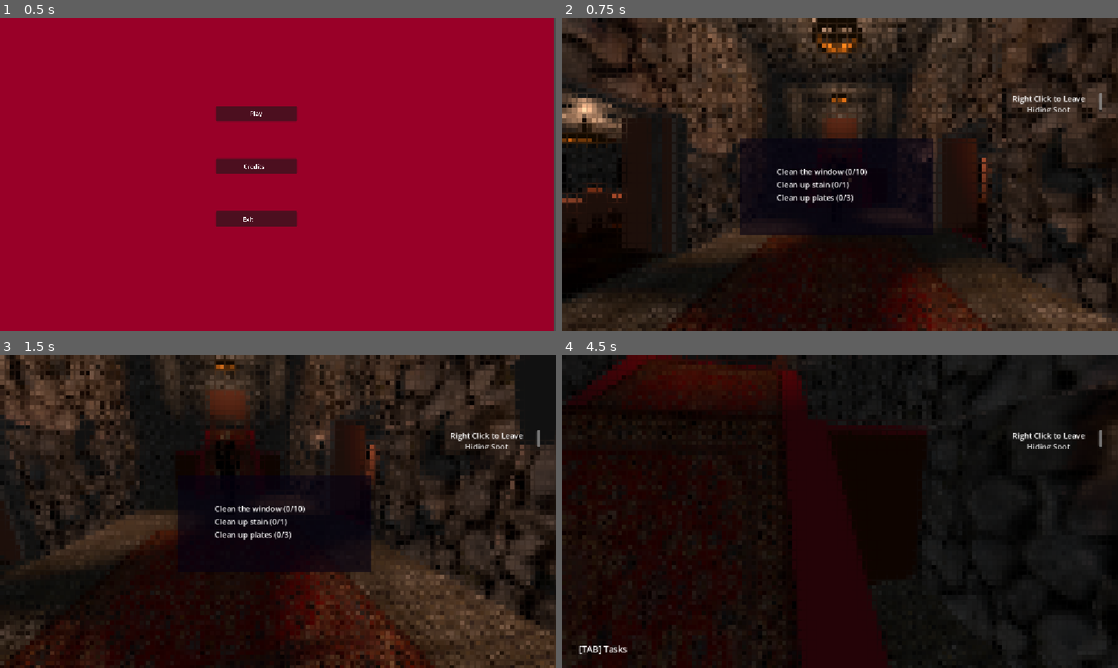
Above: before the commit, frames 1-4 (two rows, left to right).
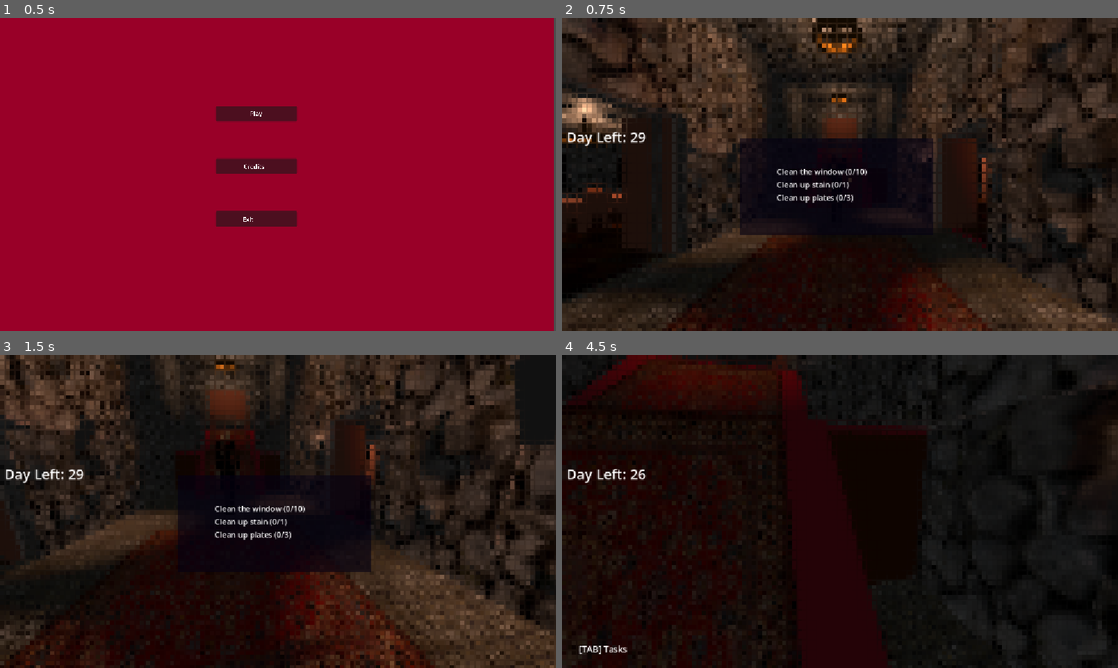
Above: after the commit, the same moments.

Repository: MichaelRRyan/gmtk-2026-countdown
Game: Godot game, scene res://screens/main_menu.tscn
Same seed, same stepped clock (60 frames per second), same inputs: the game is played once before the commit and once after it.
Inputs (mouse positions are in pixels of both pictures, inside the frame that each line leads up to):
- Up to frame 1 (0.5 s): no input
- Up to frame 2 (0.75 s): click "Play" at 0.5 s
- Up to frame 3 (1.5 s): tap Enter at 1.25 s; move the mouse to (305, 511) at 1.27 s; press the mouse at (305, 511) at 1.28 s; hold W (move_forward) from 1.28 s (still down)
- Up to frame 4 (4.5 s): keep holding W (move_forward); tap Space (jump) at 1.52, 2.27, 3.77 s; tap Enter every 0.75 s from 2 to 4.25 s; move the mouse to (812, 511) at 2.02 s; release the mouse at (812, 511) at 2.03 s; click (812, 511) at 2.1 s; move the mouse to (851, 505) at 2.77 s; press the mouse at (851, 505) at 2.78 s; tap Tab (show_tasks) at 2.85 s; move the mouse to (834, 517) at 3.52 s; release the mouse at (834, 517) at 3.53 s; click (834, 517) at 3.6 s; move the mouse to (878, 514) at 4.27 s; press the mouse at (878, 514) at 4.28 s

Frame 1 is identical in both runs. In frame 2, 0.5% of the frame differs, in the area x 0-98%, y 24-41%; in frame 3, 0.5%; in frame 4, 0.6%.

Commit message:
Added in timers for the day as well as the count

Diff:
--- /dev/null
+++ b/Features/GameLogic/count_timer.gd
@@ -0,0 +1,30 @@
+extends Node
+
+class_name  CountTimer
+
+signal start_checking_area
+
+signal finished_checking
+
+@export_category("Timers")
+@export var time_to_wait_start_checking: float = 60
+@export var time_to_wait_return_to_bed: float = 60
+
+@onready var start_checking_timer = $TimeToStartCheckingArea
+@onready var finish_checking_timer = $TimeToFinishChecking
+
+func _ready():
+	start_checking_timer.wait_time = time_to_wait_start_checking
+	finish_checking_timer.wait_time = time_to_wait_return_to_bed
+	start_checking_timer.start()
+	start_checking_area.emit()
+
+
+func _on_time_to_start_checking_area_timeout():
+	finish_checking_timer.start()
+	finished_checking.emit()
+
+
+func _on_time_to_finish_checking_timeout():
+	start_checking_timer.start()
+	start_checking_area.emit()
--- /dev/null
+++ b/Features/GameLogic/count_timer.tscn
@@ -0,0 +1,13 @@
+[gd_scene format=3 uid="uid://cfvx5yqps5g6a"]
+
+[ext_resource type="Script" uid="uid://c8exh86ovxvsf" path="res://Features/GameLogic/count_timer.gd" id="1_ti7un"]
+
+[node name="CountTimer" type="Node" unique_id=426008035]
+script = ExtResource("1_ti7un")
+
+[node name="TimeToStartCheckingArea" type="Timer" parent="." unique_id=1913670887]
+
+[node name="TimeToFinishChecking" type="Timer" parent="." unique_id=220098126]
+
+[connection signal="timeout" from="TimeToStartCheckingArea" to="." method="_on_time_to_start_checking_area_timeout"]
+[connection signal="timeout" from="TimeToFinishChecking" to="." method="_on_time_to_finish_checking_timeout"]
--- /dev/null
+++ b/Features/GameLogic/timer.gd
@@ -0,0 +1,22 @@
+extends Node
+
+class_name CountDownTimer
+
+signal timer_completed
+
+@export_category("Timer")
+@export var label: RichTextLabel
+@export var totalTime: float
+
+@onready
+var dayTimer: Timer = $DayTimer
+
+func _ready():
+	dayTimer.wait_time = totalTime
+	dayTimer.start()
+
+func _process(delta):
+	label.text = "Day Left: %d" % dayTimer.time_left
+
+func _on_timer_timeout():
+	timer_completed.emit()
--- /dev/null
+++ b/Features/GameLogic/timer.tscn
@@ -0,0 +1,12 @@
+[gd_scene format=3 uid="uid://bcygdx0gaa2cw"]
+
+[ext_resource type="Script" uid="uid://dbalh2vnx52n5" path="res://Features/GameLogic/timer.gd" id="1_xby6y"]
+
+[node name="Timer" type="Node" unique_id=1417300461]
+script = ExtResource("1_xby6y")
+
+[node name="DayTimer" type="Timer" parent="." unique_id=1486638885]
+wait_time = 5.0
+
+[connection signal="ready" from="DayTimer" to="." method="_on_day_timer_ready"]
+[connection signal="timeout" from="DayTimer" to="." method="_on_timer_timeout"]
--- a/Features/Interactables/HidingSpot/hiding_spot.gd
+++ b/Features/Interactables/HidingSpot/hiding_spot.gd
@@ -32,8 +32,10 @@
 	if player.is_hiding:
 		player.position += offset
 		player.is_hiding = false
+		hud._hide_hiding_spot()
 	else:
 		player.position = position - offset
 		player.look_at(position)
 		player.camera_rot_y = player.rotation.y
 		player.is_hiding = true
+		hud._show_hiding_spot()
--- a/Features/Player/HUD/hud.gd
+++ b/Features/Player/HUD/hud.gd
@@ -85,3 +85,9 @@
 
 func _new_task_timeout() -> void:
 	new_task_animation_player.play("task_complete_fadeout")
+
+func _show_hiding_spot() -> void:
+	$LeaveHidingSpot.visible = true
+
+func _hide_hiding_spot() -> void:
+	$LeaveHidingSpot.visible = false
--- a/Features/Player/HUD/hud.tscn
+++ b/Features/Player/HUD/hud.tscn
@@ -3,6 +3,7 @@
 [ext_resource type="Script" uid="uid://degc01x2f2g1m" path="res://Features/Player/HUD/hud.gd" id="1_qjg4n"]
 [ext_resource type="PackedScene" uid="uid://bbhgld6mgyoxf" path="res://Features/Player/HUD/objectives_list.tscn" id="2_j6b2d"]
 [ext_resource type="PackedScene" uid="uid://40x0fy46s2gq" path="res://Levels/Maicon/touch_controls.tscn" id="3_rtong"]
+[ext_resource type="PackedScene" uid="uid://bcygdx0gaa2cw" path="res://Features/GameLogic/timer.tscn" id="4_2oed0"]
 
 [sub_resource type="CanvasItemMaterial" id="CanvasItemMaterial_c8vhp"]
 
@@ -134,6 +135,7 @@
 vertical_alignment = 1
 
 [node name="LeaveHidingSpot" type="RichTextLabel" parent="." unique_id=742500956]
+visible = false
 layout_mode = 1
 anchors_preset = 8
 anchor_left = 0.5
@@ -172,6 +174,22 @@
 
 [node name="AnimationPlayer" type="AnimationPlayer" parent="NewTask" unique_id=966541854]
 libraries/ = SubResource("AnimationLibrary_rtong")
+
+[node name="CountDownTimer" type="RichTextLabel" parent="." unique_id=1062291649]
+custom_minimum_size = Vector2(500, 0)
+layout_mode = 1
+anchors_preset = 5
+anchor_left = 0.5
+anchor_right = 0.5
+offset_left = -567.0
+offset_top = 222.0
+offset_right = -67.0
+offset_bottom = 269.0
+grow_horizontal = 2
+theme = SubResource("Theme_qjg4n")
+text = "CountDown Timer: "
+fit_content = true
+vertical_alignment = 1
 
 [node name="TouchControls" parent="." unique_id=539810959 instance=ExtResource("3_rtong")]
 layout_mode = 1
@@ -188,3 +206,7 @@
 grow_vertical = 0
 theme_override_font_sizes/font_size = 18
 text = "[TAB] Tasks"
+
+[node name="Timer" parent="." unique_id=1417300461 node_paths=PackedStringArray("label") instance=ExtResource("4_2oed0")]
+label = NodePath("../CountDownTimer")
+totalTime = 30.0
--- a/Levels/Main/main_level.tscn
+++ b/Levels/Main/main_level.tscn
@@ -23,6 +23,7 @@
 [ext_resource type="PackedScene" uid="uid://bbm2yoodb8jdm" path="res://Levels/Wiki/Assest brah/StoneFloor.glb" id="20_67oqy"]
 [ext_resource type="PackedScene" uid="uid://sgm12leuc65s" path="res://Levels/Wiki/Assest brah/StoneWallFinal.glb" id="21_ofdr7"]
 [ext_resource type="PackedScene" uid="uid://1ubxrcku6xbk" path="res://Levels/Wiki/Assest brah/WoodenFloor.glb" id="22_elxtf"]
+[ext_resource type="PackedScene" uid="uid://cfvx5yqps5g6a" path="res://Features/GameLogic/count_timer.tscn" id="24_woe30"]
 
 [sub_resource type="Environment" id="Environment_btu42"]
 background_energy_multiplier = 0.3
@@ -2580,3 +2581,5 @@
 
 [node name="CoffinBed" parent="TaskObjects" unique_id=2082441799 instance=ExtResource("18_7oflx")]
 transform = Transform3D(0.39999998, -1.7763568e-15, 1.7763568e-15, 0, 0.39999998, -2.2351744e-08, 0, 2.2351738e-08, 0.4, 0.0672836, 3.4464245, -5.8229628)
+
+[node name="CountTimer" parent="." unique_id=426008035 instance=ExtResource("24_woe30")]
Not shown, added: Features/GameLogic/count_timer.gd.uid
Not shown, added: Features/GameLogic/timer.gd.uid
